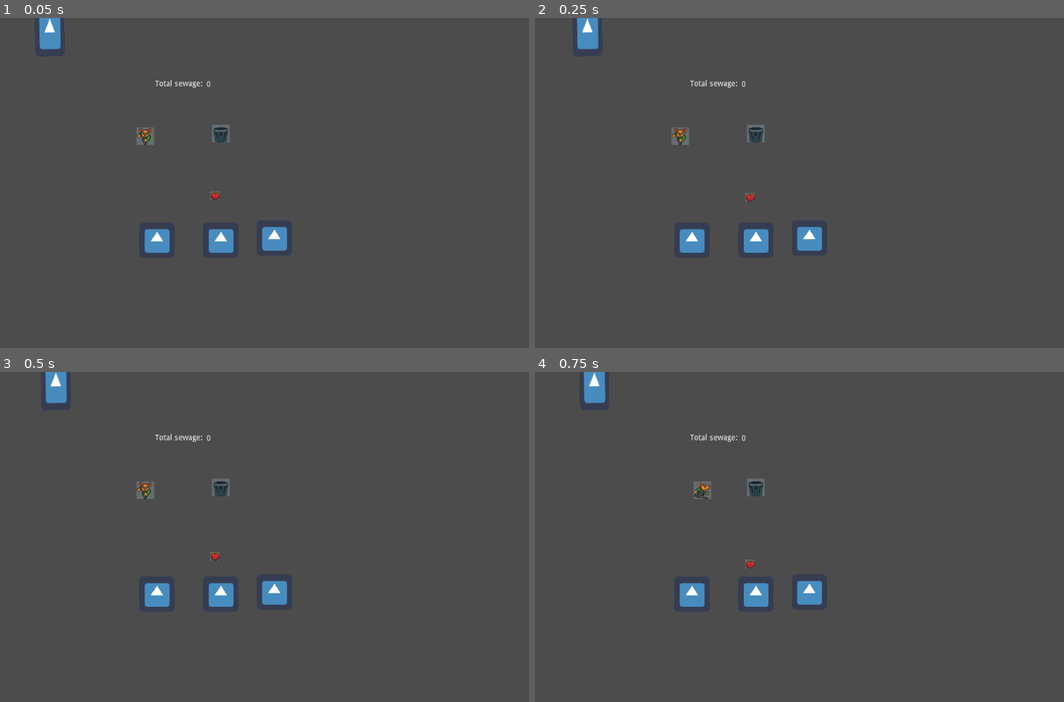
Above: before the commit, frames 1-4 (two rows, left to right).
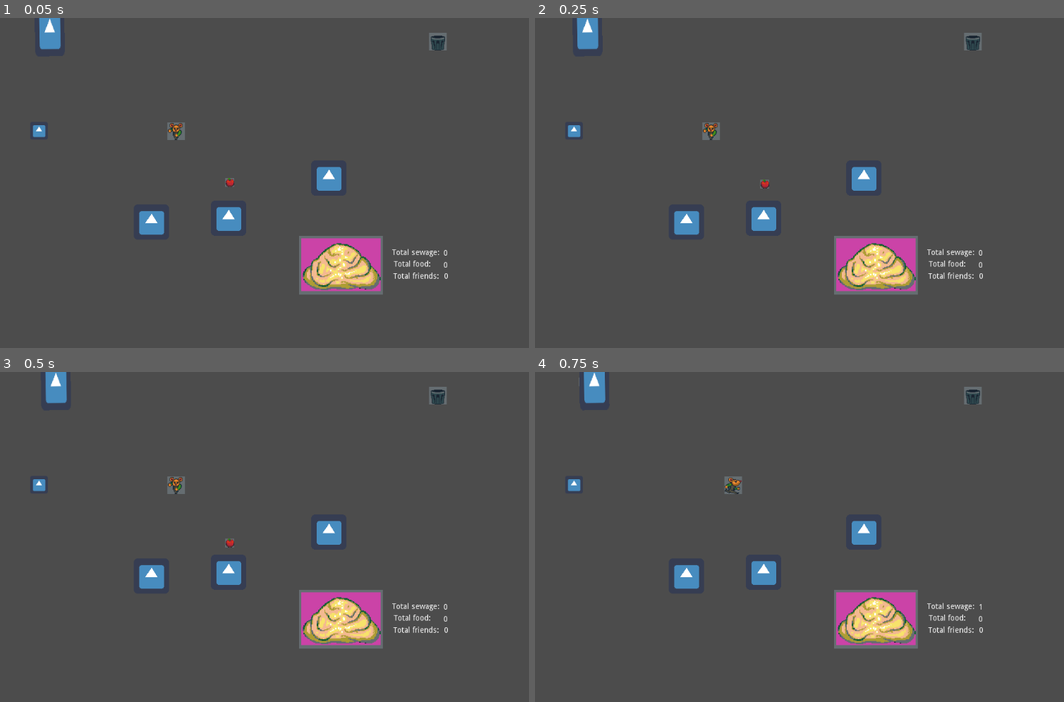
Above: after the commit, the same moments.

Repository: darthbeeblebrox/gamejam2
Game: Godot game, scene res://Scenes/Main.tscn
The game is run twice, just before and just after one commit, with the same random seed, the same clock (stepped at 60 frames per second) and the same inputs. The engine's default icon, where the game draws it, is replaced by a stand-in: a white triangle on a blue panel in a dark square.
Inputs:
- Up to frame 1 (0.05 s): no input
- Up to frame 2 (0.25 s): no input
- Up to frame 3 (0.5 s): no input
- Up to frame 4 (0.75 s): tap Enter (ui_accept) at 0.5 s; hold Right (ui_right) from 0.53 s (still down); hold Enter (ui_accept) from 0.53 s (still down)

The runs differ from the first frame. In frame 1, 5.8% of the frame differs, in the area x 6-85%, y 4-84%; in frame 2, 5.9%; in frame 3, 5.9%; in frame 4, 5.8%.

Commit message:
Can recruit friends with food

Diff:
--- /dev/null
+++ b/Scenes/Fatberg.tscn
@@ -0,0 +1,10 @@
+[gd_scene load_steps=2 format=2]
+
+[ext_resource path="res://Sprites/Items/fatberg.png" type="Texture" id=1]
+
+[node name="Fatberg" type="Node2D"]
+
+[node name="Sprite" type="Sprite" parent="."]
+position = Vector2( 0, 2 )
+scale = Vector2( 0.25, 0.25 )
+texture = ExtResource( 1 )
--- a/Scenes/FoodResource.tscn
+++ b/Scenes/FoodResource.tscn
@@ -19,6 +19,9 @@
 [sub_resource type="CircleShape2D" id=3]
 radius = 8.544
 
+[sub_resource type="CircleShape2D" id=4]
+radius = 17.2627
+
 [node name="Food" type="RigidBody2D"]
 script = ExtResource( 2 )
 
@@ -27,3 +30,10 @@
 
 [node name="CollisionShape2D" type="CollisionShape2D" parent="."]
 shape = SubResource( 3 )
+
+[node name="PickUpArea" type="Area2D" parent="."]
+
+[node name="CollisionShape2D" type="CollisionShape2D" parent="PickUpArea"]
+shape = SubResource( 4 )
+
+[connection signal="body_entered" from="PickUpArea" to="." method="_on_PickUpArea_body_entered"]
--- a/Scenes/HUD.tscn
+++ b/Scenes/HUD.tscn
@@ -5,7 +5,9 @@
 [node name="HUD" type="Node2D"]
 script = ExtResource( 1 )
 
-[node name="SewerScoreLabel" type="Label" parent="."]
+[node name="Sewage" type="Node2D" parent="."]
+
+[node name="SewerScoreLabel" type="Label" parent="Sewage"]
 margin_right = 90.0
 margin_bottom = 20.0
 text = "Total sewage: "
@@ -13,7 +15,7 @@
 "_edit_use_anchors_": false
 }
 
-[node name="SewerScoreCounter" type="Label" parent="."]
+[node name="SewerScoreCounter" type="Label" parent="Sewage"]
 margin_left = 93.0
 margin_top = 1.0
 margin_right = 174.0
@@ -22,3 +24,49 @@
 __meta__ = {
 "_edit_use_anchors_": false
 }
+
+[node name="Food" type="Node2D" parent="."]
+position = Vector2( -3, 22 )
+
+[node name="FoodScoreLabel" type="Label" parent="Food"]
+margin_left = 6.0
+margin_top = -1.0
+margin_right = 96.0
+margin_bottom = 19.0
+text = "Total food: "
+__meta__ = {
+"_edit_use_anchors_": false
+}
+
+[node name="FoodScoreCounter" type="Label" parent="Food"]
+margin_left = 96.0
+margin_top = 1.0
+margin_right = 177.0
+margin_bottom = 18.0
+text = "0"
+__meta__ = {
+"_edit_use_anchors_": false
+}
+
+[node name="Friends" type="Node2D" parent="."]
+position = Vector2( -4, 44 )
+
+[node name="FriendsScoreLabel" type="Label" parent="Friends"]
+margin_left = 6.0
+margin_top = -1.0
+margin_right = 96.0
+margin_bottom = 19.0
+text = "Total friends: "
+__meta__ = {
+"_edit_use_anchors_": false
+}
+
+[node name="FriendsScoreCounter" type="Label" parent="Friends"]
+margin_left = 98.0
+margin_top = -1.0
+margin_right = 179.0
+margin_bottom = 16.0
+text = "0"
+__meta__ = {
+"_edit_use_anchors_": false
+}
--- a/Scenes/Main.tscn
+++ b/Scenes/Main.tscn
@@ -6,30 +6,38 @@
 [ext_resource path="res://Scenes/HUD.tscn" type="PackedScene" id=4]
 [ext_resource path="res://Scenes/FoodResource.tscn" type="PackedScene" id=5]
 [ext_resource path="res://Scenes/NPCPath.tscn" type="PackedScene" id=6]
+[ext_resource path="res://Scenes/Fatberg.tscn" type="PackedScene" id=7]
+[ext_resource path="res://Scenes/NPCShop.tscn" type="PackedScene" id=8]
 
 [node name="Main" type="Node"]
 
 [node name="Player" parent="." instance=ExtResource( 1 )]
-position = Vector2( 265, 215 )
+position = Vector2( 321, 206 )
 
 [node name="TrashCan" parent="." instance=ExtResource( 2 )]
-position = Vector2( 402, 210 )
+position = Vector2( 796, 43 )
 
 [node name="Food" parent="." instance=ExtResource( 5 )]
-position = Vector2( 391, 323 )
+position = Vector2( 418, 299 )
 
 [node name="HUD" parent="." instance=ExtResource( 4 )]
-position = Vector2( 283, 113 )
+position = Vector2( 713, 420 )
 
 [node name="Sewers" type="Node" parent="."]
 
 [node name="Sewer" parent="Sewers" instance=ExtResource( 3 )]
-position = Vector2( 402, 404 )
+position = Vector2( 416, 364 )
 
 [node name="Sewer2" parent="Sewers" instance=ExtResource( 3 )]
-position = Vector2( 499, 400 )
+position = Vector2( 598, 291 )
 
 [node name="Sewer3" parent="Sewers" instance=ExtResource( 3 )]
-position = Vector2( 286, 404 )
+position = Vector2( 276, 371 )
 
 [node name="NPCPath" parent="." instance=ExtResource( 6 )]
+
+[node name="Fatberg" parent="." instance=ExtResource( 7 )]
+position = Vector2( 620, 447 )
+
+[node name="NPCShop" parent="." instance=ExtResource( 8 )]
+position = Vector2( 72, 204 )
--- a/Scenes/NPC.tscn
+++ b/Scenes/NPC.tscn
@@ -7,7 +7,7 @@
 script = ExtResource( 1 )
 
 [node name="LitteringTimer" type="Timer" parent="."]
-wait_time = 0.275
+wait_time = 0.2
 autostart = true
 
 [node name="Sprite" type="Sprite" parent="."]
--- a/Scenes/NPCPath.tscn
+++ b/Scenes/NPCPath.tscn
@@ -14,8 +14,8 @@
 script = ExtResource( 2 )
 
 [node name="NPCLocation" type="PathFollow2D" parent="."]
-position = Vector2( 90.2128, 2 )
-rotation = -8.93865e-08
+position = Vector2( 90.1681, 0.480532 )
+rotation = -0.0166652
 offset = 91.24
 
 [node name="NPC" parent="NPCLocation" instance=ExtResource( 1 )]
--- /dev/null
+++ b/Scenes/NPCShop.tscn
@@ -0,0 +1,21 @@
+[gd_scene load_steps=4 format=2]
+
+[ext_resource path="res://icon.png" type="Texture" id=1]
+[ext_resource path="res://Scripts/NPCShop.gd" type="Script" id=2]
+
+[sub_resource type="CircleShape2D" id=1]
+radius = 40.3113
+
+[node name="NPCShop" type="Area2D"]
+script = ExtResource( 2 )
+
+[node name="Sprite" type="Sprite" parent="."]
+position = Vector2( 0, 1 )
+scale = Vector2( 0.5, 0.5 )
+texture = ExtResource( 1 )
+
+[node name="CollisionShape2D" type="CollisionShape2D" parent="."]
+shape = SubResource( 1 )
+
+[connection signal="body_entered" from="." to="." method="_on_NPCShop_body_entered"]
+[connection signal="body_exited" from="." to="." method="_on_NPCShop_body_exited"]
--- a/Scenes/Player.tscn
+++ b/Scenes/Player.tscn
@@ -107,10 +107,11 @@
 } ]
 
 [sub_resource type="CircleShape2D" id=16]
-radius = 46.1736
+radius = 17.0294
 
 [node name="Player" type="KinematicBody2D"]
 script = ExtResource( 2 )
+GODMODE = false
 
 [node name="AnimatedSprite" type="AnimatedSprite" parent="."]
 frames = SubResource( 13 )
--- a/Scripts/FoodResource.gd
+++ b/Scripts/FoodResource.gd
@@ -1,7 +1,11 @@
 extends TrashClass
 
-var can_enter_sewer = true
+var is_food = true
 
-# Called when the node enters the scene tree for the first time.
-#func _ready():
-#	connect(ScoreSingleton.)
+func add_food_to_player():
+	ScoreSingleton.add_food(1)
+	queue_free()
+
+func _on_PickUpArea_body_entered(body):
+	if body.name == "Player":
+		add_food_to_player()
--- a/Scripts/HUD.gd
+++ b/Scripts/HUD.gd
@@ -3,14 +3,20 @@
 
 func _ready():
 	ScoreSingleton.connect("sewage_changed", self, "update_sewer_score")
+	ScoreSingleton.connect("food_changed", self, "update_food_score")
+	ScoreSingleton.connect("friends_changed", self, "update_friend_score")
 
 
 func update_sewer_score():
-#	$SewerScoreCounter.text = "YAY"
-	print(str(ScoreSingleton.TOTAL_SEWAGE))
-	$SewerScoreCounter.text = str(ScoreSingleton.TOTAL_SEWAGE)
-	$SewerScoreCounter.show()
+	$Sewage/SewerScoreCounter.text = str(ScoreSingleton.TOTAL_SEWAGE)
+	$Sewage/SewerScoreCounter.show()
 
 
-func _on_sewage_changed():
-	update_sewer_score()
+func update_food_score():
+	$Food/FoodScoreCounter.text = str(ScoreSingleton.TOTAL_FOOD)
+	$Food/FoodScoreCounter.show()
+
+
+func update_friend_score():
+	$Friends/FriendsScoreCounter.text = str(ScoreSingleton.TOTAL_FRIENDS)
+	$Friends/FriendsScoreCounter.show()
--- /dev/null
+++ b/Scripts/NPCShop.gd
@@ -0,0 +1,11 @@
+extends Area2D
+
+
+func _on_NPCShop_body_entered(body):
+	if body.name == "Player":
+		body.can_recruit_friend = true
+
+
+func _on_NPCShop_body_exited(body):
+	if body.name == "Player":
+		body.can_recruit_friend = false
--- a/Scripts/Player.gd
+++ b/Scripts/Player.gd
@@ -5,29 +5,35 @@
 # Basic motion
 var direction = Vector2.ZERO
 var velocity = Vector2.ZERO
+var screen_size
 export var speed = 200
 export var GODMODE = true
+export var can_recruit_friend = false
 
 
 func _ready():
-	pass # Replace with function body.
+	screen_size = get_viewport_rect().size
+
+
+func _input(event):
+	if event.is_action_pressed("ui_accept"):
+		print("Trying to recruit friend")
+		if can_recruit_friend:
+			ScoreSingleton.recruit_friend_using_food(1)
 
 
 #func _process(delta):
-	# Just for debugging
-#	if GODMODE:
-#		if Input.action_press("ui_accept"):
-#			TrashCanGlobal.spawn_resource()
 
 
 func _physics_process(delta):
 
 	var current_direction = handle_direction_input()
 
-	# Apply
-	velocity = speed * current_direction * delta
-	move_and_collide(velocity)
-#	move_and_slide(velocity)
+	velocity = speed * current_direction #* delta
+#	var body = move_and_collide(velocity)
+	velocity = move_and_slide(velocity)
+	position.x = clamp(position.x, 0, screen_size.x)
+	position.y = clamp(position.y, 0, 0.8*screen_size.y)
 
 	animate_walking()
 
--- a/Scripts/ScoreSingleton.gd
+++ b/Scripts/ScoreSingleton.gd
@@ -1,6 +1,35 @@
 extends Node
 
 export var TOTAL_SEWAGE = 0
+export var TOTAL_FOOD = 0
 export var TOTAL_FRIENDS = 0
+export var FOOD_PER_FRIEND = 5
 
 signal sewage_changed
+signal food_changed
+signal friends_changed
+
+
+func add_food(num_to_add=1):
+	TOTAL_FOOD = TOTAL_FOOD + num_to_add
+	emit_signal("food_changed")
+
+
+func add_sewage(num_to_add=1):
+	TOTAL_SEWAGE = TOTAL_SEWAGE + num_to_add
+	emit_signal("sewage_changed")
+
+
+func add_friend(num_to_add=1):
+	TOTAL_FRIENDS = TOTAL_FRIENDS + num_to_add
+	emit_signal("friends_changed")
+
+
+func has_enough_food():
+	return TOTAL_FOOD >= FOOD_PER_FRIEND
+
+
+func recruit_friend_using_food(num_to_add):
+	if has_enough_food():
+		add_friend(1)
+		add_food(-5)
--- a/Scripts/TrashClass.gd
+++ b/Scripts/TrashClass.gd
@@ -2,8 +2,8 @@
 
 class_name TrashClass
 
+var can_enter_sewer = true
+
 func add_trash_to_sewer():
-	print("Item added to Sewer")
-	ScoreSingleton.TOTAL_SEWAGE = ScoreSingleton.TOTAL_SEWAGE + 1
-	ScoreSingleton.emit_signal("sewage_changed")
+	ScoreSingleton.add_sewage(1)
 	queue_free()
Not shown: 1 places in Scenes/FoodResource.tscn that only renumber resources
Not shown: 1 places in Scenes/Main.tscn that only renumber resources
Binary file added: Sprites/Items/fatberg.png
Not shown, added: Sprites/Items/fatberg.png.import
